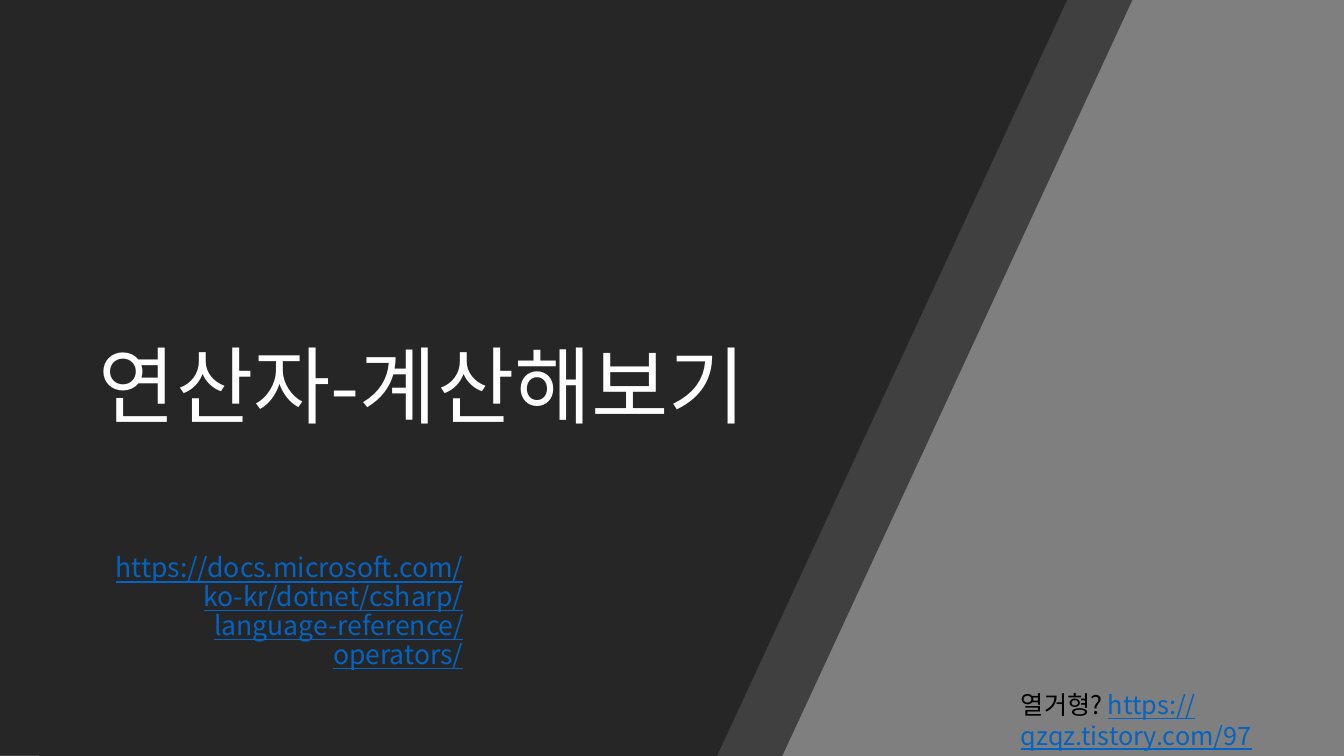
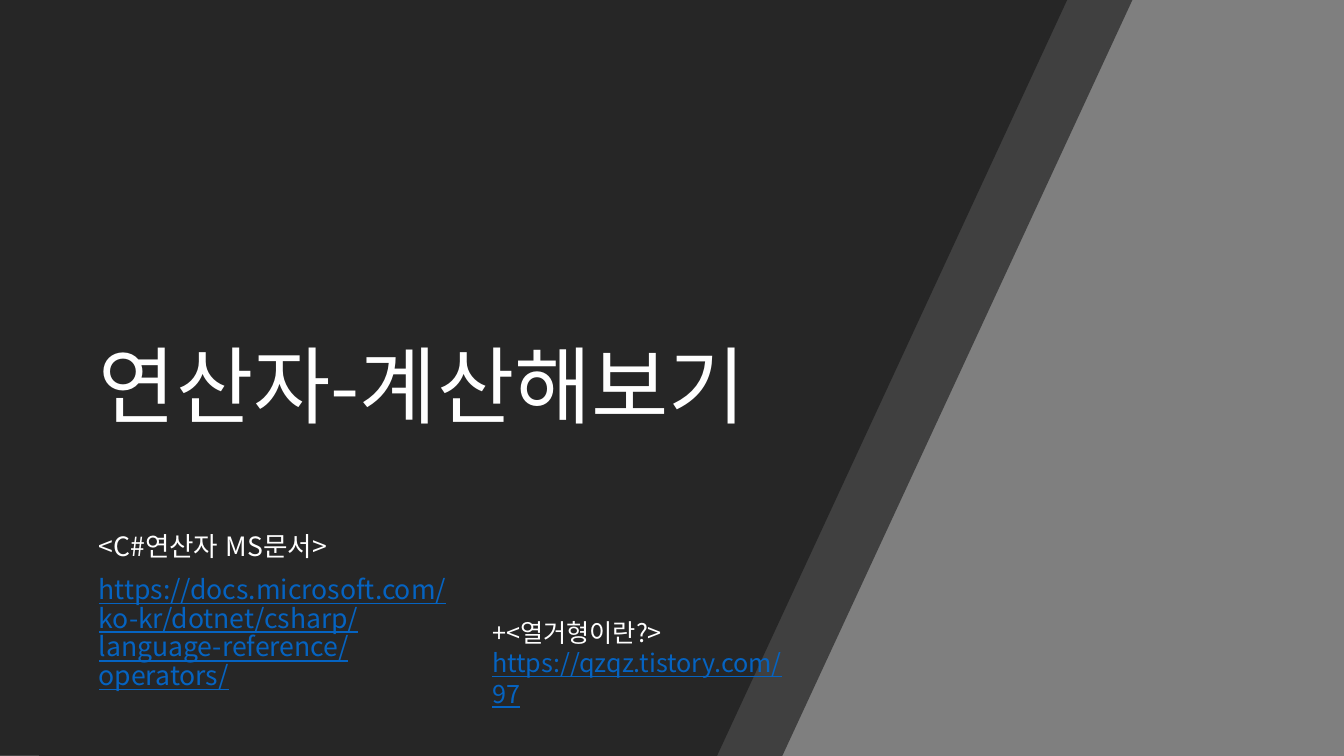
Before and after one commit to kjh99660/Study_powerpoint, a slide deck: slide 16 of c# 스터디 1주 차.pptx (slide 14 before the commit). Drawn at 1344x756 pixels with LibreOffice and Linux fonts; fonts in the diff are those of the drawing. Boxes give left, top, right and bottom in pixels: in the first picture for what was removed or moved away, otherwise in the second. Text is boxed around its words. In the diff, an @@ line names an element or a change of style, - is before the commit and + after.

```diff
--- a/c# 스터디 1주 차.pptx
+++ b/c# 스터디 1주 차.pptx
@@ text at <box>99,534,327,558</box>: paragraph added @@
+<C#연산자 MS문서>
@@ text at <box>99,577,446,691</box>: alignment right to left @@
@@ text at <box>492,621,782,678</box>: text changed @@
-열거형? https://qzqz.tistory.com/97
++<열거형이란?>
+https://qzqz.tistory.com/97
```
Also in this commit, not shown: 17 other slides changed, 3 slides added, 1 slide removed, 6 other files.
